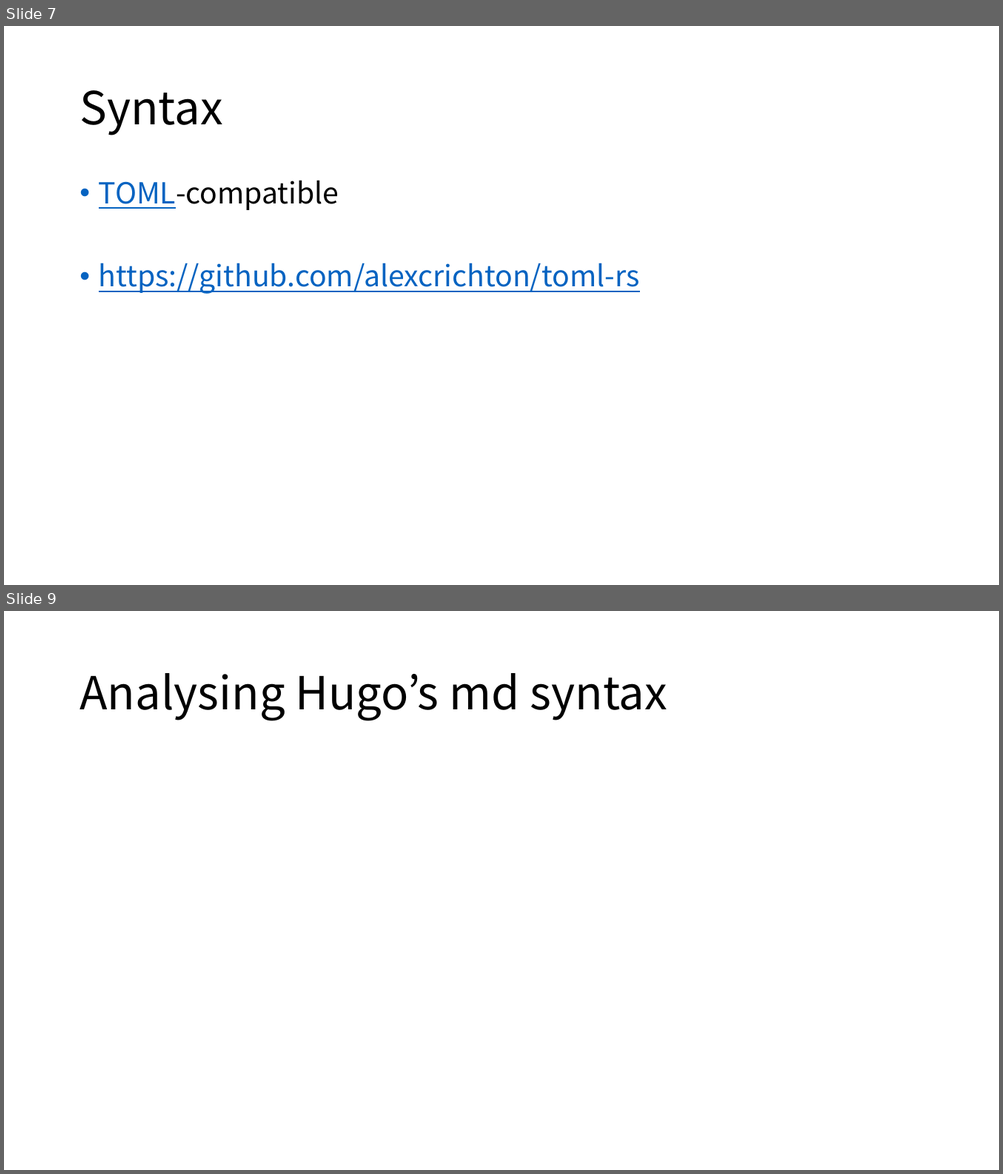
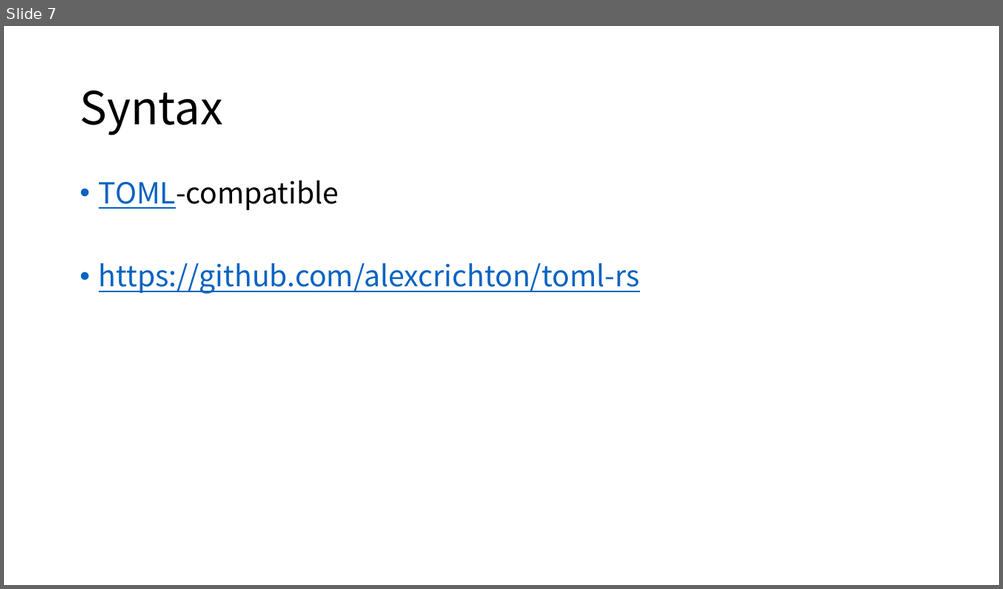
Before and after one commit to hatchling13/rmdprep, a slide deck: layout.pptx. Shown one above the other, each under a label of ours: slides 7 and 9 before the commit, slide 7 after it; the slides between them are not shown. The pictures are 1003x1174 and 1003x589 pixels, drawn with LibreOffice and Linux fonts; fonts in the diff are those of the drawing. Boxes give left, top, right and bottom in pixels: in the first picture for what was removed or moved away, otherwise in the second. Text is boxed around its words. In the diff, an @@ line names an element or a change of style, - is before the commit and + after.

```diff
--- a/layout.pptx
+++ b/layout.pptx
@@ slide 9 removed at <box>4,611,999,1170</box>, background #FFFFFF @@
@@ title removed at <box>79,673,668,721</box> @@
-Analysing Hugo’s md syntax
```
Also in this commit, not shown: 3 slides changed, 1 slide added, 1 other file.
